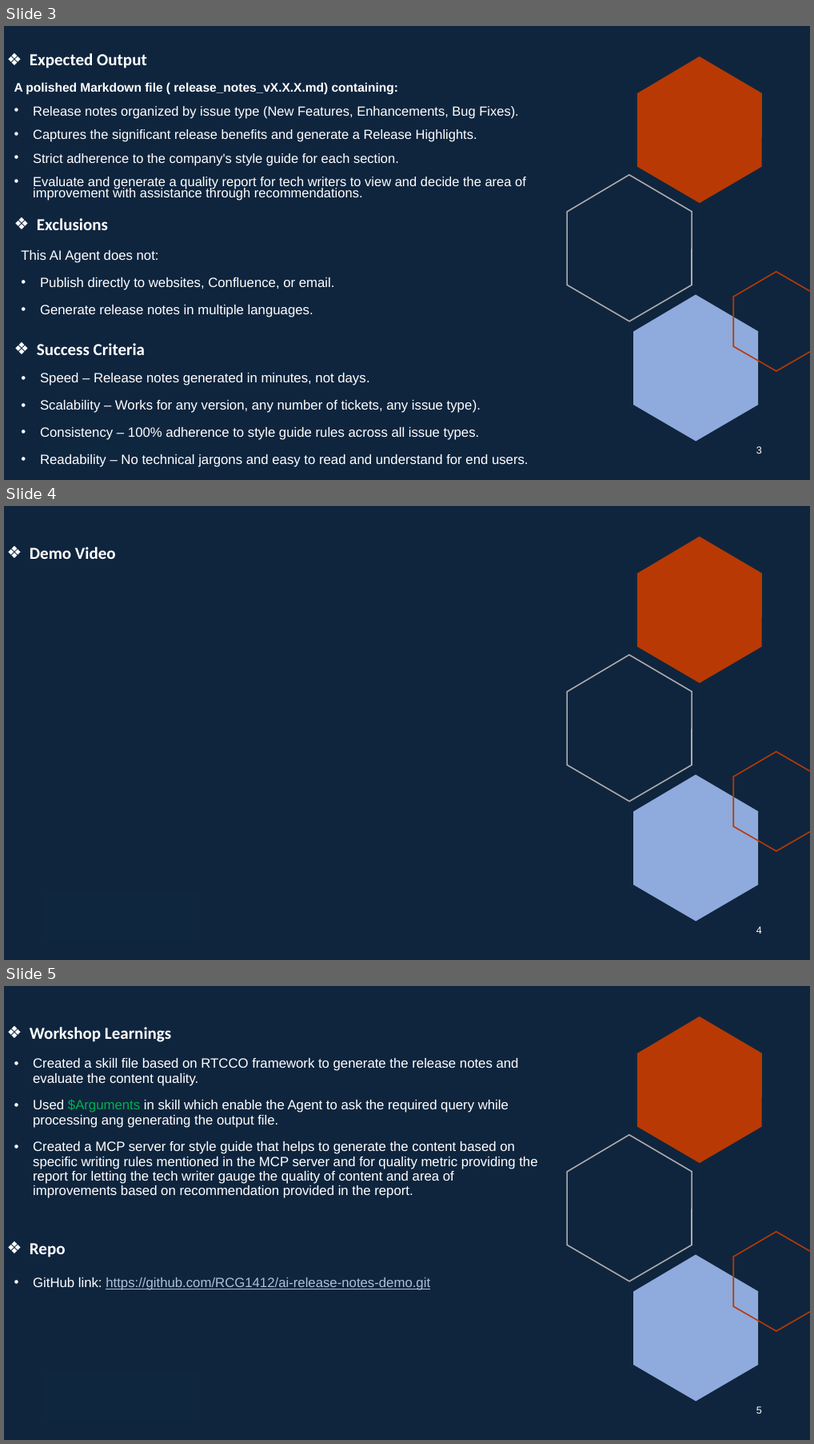
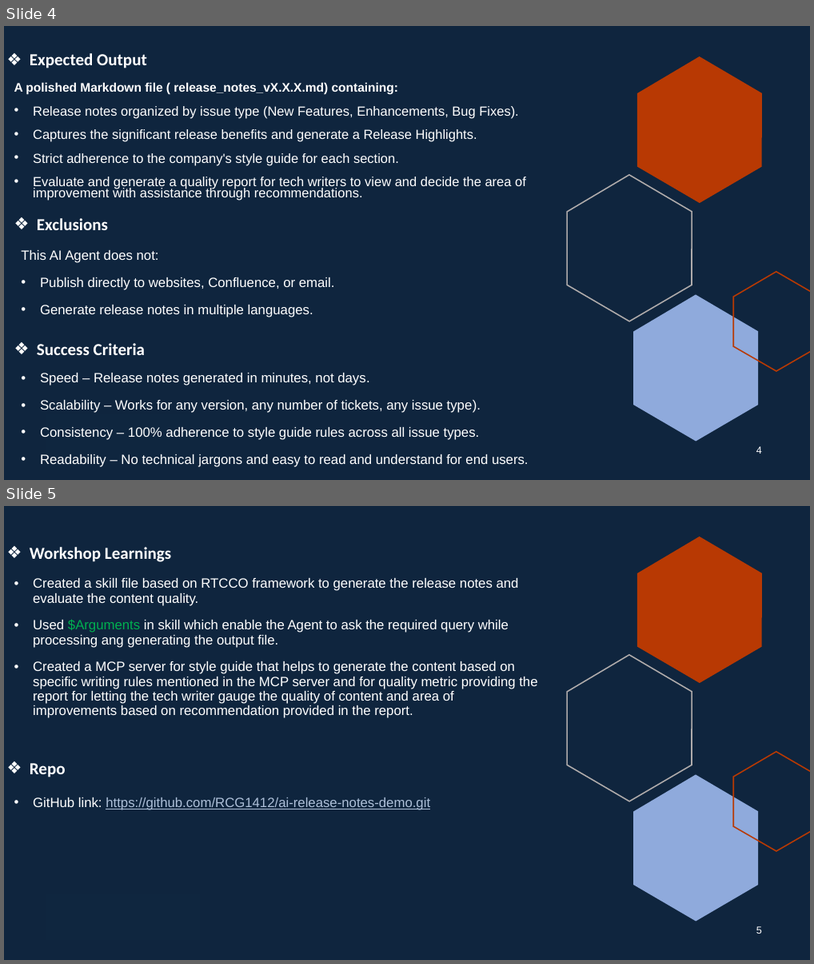
Before and after one commit to RCG1412/ai-release-notes-demo, a slide deck: Demo/AI-Mastery Training Capstone Project Demo.pptx. Shown one above the other, each under a label of ours: slides 3, 4 and 5 before the commit, slides 4 and 5 after it. The pictures are 814x1444 and 814x964 pixels, drawn with LibreOffice and Linux fonts; fonts in the diff are those of the drawing. Boxes give left, top, right and bottom in pixels: in the first picture for what was removed or moved away, otherwise in the second. Text is boxed around its words. In the diff, an @@ line names an element or a change of style, - is before the commit and + after.

Commit message:
updated demo ppt

```diff
--- a/Demo/AI-Mastery Training Capstone Project Demo.pptx
+++ b/Demo/AI-Mastery Training Capstone Project Demo.pptx
@@ slide 4 removed at (4,506,810,960), background #0F253E; not listed: 5 template elements that a slide beside it also shows @@
@@ title removed at (30,547,116,559) @@
-❖ Demo Video
@@ page number removed at (757,926,762,933) @@
-4
@@ what was slide 3 is now slide 4 @@
@@ page number at (757,446,762,453): text changed @@
-3
+4
```
Also in this commit, not shown: 1 slide changed, 1 slide added, 1 other file.
